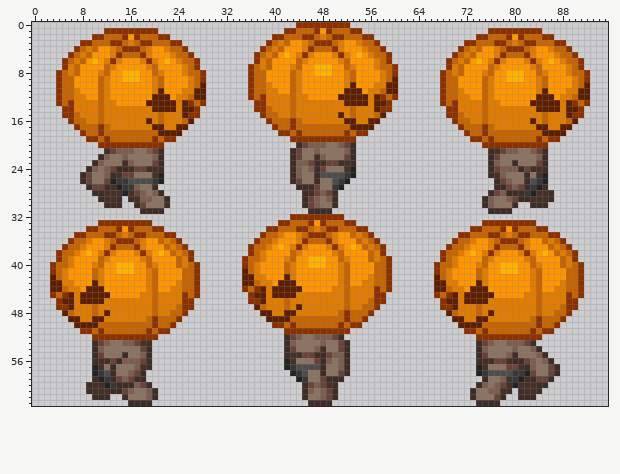
Sprite sheet: Game02/Textures/PumkinHuman.png. Above is the file before it was changed.
The file is 96x64 pixels.
Now the later version:
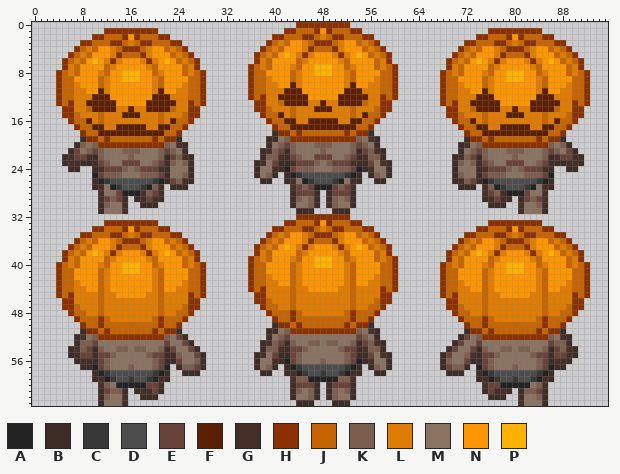
Palette (. is transparent): A #232323  B #3d2d26  C #383838  D #4d4d4d  E #69423a  F #5e1f00  G #462f26  H #8d3000  J #c56400  K #7c5e4f  L #e17c00  M #8a7461  N #ff9500  P #ffb300
Changes in this commit:
Changed rows in their new state; - is an unchanged pixel.
first column x 3:
 3 ---------------------------------------------------JL-------------------------------------
 4 -------------------JL-------------------------------JL-----------------------------JL-----
 5 --------------------JL-------------------------------JL-----------------------------JL----
 6 ---------------------JL-------------------------------JL-----------------------------JL---
 7 ----------------------JL------------------------------JL------------------------------JL--
 8 ----------------------JL-------------------------------J------------------------------JL--
 9 -----------------------J------------L-----------------LJ-H-----------------------------J--
10 ----L-----------------LJ-H-----------L--F------------L-JJH----------L-----------------LJ-H
11 -----L--F------------L-JJH------------LFFF----------L---JH-----------L--F------------L-JJH
12 ------LFFF----------L---JH------------FFFFF-----------L---------------LFFF----------L---JH
13 ------FFFFF-----------L---------------JFFFF--F--F---J-LH--------------FFFFF-----------L---
14 ------JFFFF--F--F---J-LH--------------------FFF-------J---------------JFFFF--F--F---J-LH--
15 ------------FFF-------J---------------F---------L---FJ-H--------------------FFF-------J---
16 ------F---------L---FJ-H---------------FFL-FFFFF-L-FJJH---------------F---------L---FJ-H--
17 -------FFL-FFFFF-L-FJJH-----------------FFFFFFFFFF-JJH-----------------FFL-FFFFF-L-FJJH---
18 --------FFFFFFFFFF-JJH---------------B---------------B------------------FFFFFFFFFF-JJH----
19 -----B---------------B--------------BGMK-----------KMGB--------------B---------------B----
20 ----BKMK-----------KMGB-------------BMKEKMMM--K-MMKEKMB-------------BGMK-----------KMKB---
21 ---BEMKEKMMM--K-MMKEKMB------------BGKEBKM--MK---MKBEKGB------------BMKEKMMM--K-MMKEKMEB--
22 --BGEEGBKM--MK---MKBEKGB-----------BKKGBEK--EEE--KEBGKKB-----------BGKEBKMM--K---MKBGEEGB-
23 --BGGBB-EK--EEE--KEBKMKB----------BGMEBBGEE-KMK-EEGBBEMGB----------BKMKBEKM-EEE--KEBBBGGB-
24 ---BB-.BGE-EKMK-EEGBMMMB----------BMMGBAE-K-MM-KKKEABGMMB----------BMMMBGE-E-MK-EEGB--BB--
25 -----..AE-KKMM-KKKEBMMKB----------BMKB-BACDDD------B-BKMB----------BKMMBEKK----KKKEA------
26 -----..BACDDD------BEKGB-----------BB--BGMACDDDCAMGB--BB-----------BGKEBACDDDDDD---B------
27 ------.BGMACDDDCAKG-BBB-----------------GEKEAAAEKEG-----------------BBB-GKACDDDCAMGB------
28 -------.GMME-AAGKEG---------------------BEEEB.BEEEB---------------------GEKGAAAEMM-.------
29 --------GEKEB.BGEGB.--------------------BKMKB.BKMKB----------------------GEGB.-EKE-.------
30 --------BKMMG-.BBB..--------------------BMMKB.BKMMB---------------------.BBB..GMMK--------
31 --------BMMMG--....----------------------BB-...BBB-----------------------....-GMMMB-------
32 ----------------------------------------.--------H----------------------------------------
33 --------.--------H--------------------.-H--JHNH--J-H--------------------.--------H--------
34 ------.-H--JHNH--J-H----------------.-H--J-HJLJ-H--J-H----------------.-H--JHNH--J-H------
35 ----.-H--J-HJLJ-H--J-H-------------.H--J-NLJ--HJL-NJLJH-------------.-H--J-HJLJ-H--J-H----
36 ---.H--J-NLJ--HJL-NJLJH-----------.H--J--NLH--JHL--NJLJH-----------.H--J-NLJ--HJL-NJLJH---
37 --.H--J--NLH--JHL--NJLJH---------.H--JNPNLHL--NLHLNPNJLJH---------.H--J--NLH--JHL--NJLJH--
38 -.H--JNPNLHL--NLHLNPNJLJH--------.H-J---NJL----NLJ---NJLH--------.H--JNPNLHL--NLHLNPNJLJH-
39 -.H-J---NJL----NLJ---NJLH-------.H--J--NLJ-N--P-NJL--NJLJH-------.H-J---NJL----NLJ---NJLH-
40 .H--J--NLJ-N--P-NJL--NJLJH------.HJJ---NJL-N--P-NLJ---N-JH------.H--J--NLJ-N--P-NJL--NJLJH
41 .HJJ---NJL-N--P-NLJ---N-JH------.HJJ---NJL------NLJ---N-JH------.HJJ---NJL-N--P-NLJ---N-JH
42 .HJJ---NJL------NLJ---N-JH------.HJJL--NJL------NLJ--NL-JH------.HJJ---NJL------NLJ---N-JH
43 .HJJL--NJL------NLJ--NL-JH------.H-J-LNNJL------NLJ-N-L-JH------.HJJL--NJL------NLJ--NL-JH
44 .H-J-LNNJL------NLJ-N-L-JH------.HJH-LLLJLL----N-LJ---LHJH------.H-J-LNNJL------NLJ-N-L-JH
45 .HJH-LLLJLL----N-LJ---LHJH-------.HH-LLLJ--------LJ---L-H-------.HJH-LLLJLL----N-LJ---LHJH
46 -.HH-LLLJ--------LJ---L-H--------.-HJ--LJ--------LJ--LJ-H--------.HH-LLLJ--------LJ---L-H-
47 -.-HJ--LJ--------LJ--LJ-H---------.HJJ-LJL-------LJ-L-JH---------.-HJ--LJ--------LJ--LJ-H-
48 --.HJJ-LJL-------LJ-L-JH-----------.HJJJHJ------LJH--JH-----------.HJJ-LJL-------LJ-L-JH--
49 ---.HJJJHJ------LJH--JH-------------.HJJH--------JH-JH-------------.HJJJHJ------LJH--JH---
50 ----.HJJH--------JH-JH---------------B-HJH------JHJ-HB--------------.HJJH--------JH-JH----
51 -----B-HJH------JHJ-HB--------------BGMK----------HKMGB--------------B-HJH------JHJ-HB----
52 ----BGMK----------HKMEB-------------BMKEMM--MMMMMMMEKMB-------------BEMK----------HKMGB---
53 ----BKKEMM--MMMMMMMEMMEB-----------BGKE----KKMKKMMKBEKGB-----------BEMMEMM--MMMMMMMEKKB---
54 ---BGKE----KK-KKMMKBEMMEB----------BKKG--EK-MM--KEEBGKKB----------BEMME----KKMKKMMKBEKGB--
55 ---BGEE--EK-M--MKEEBGKMMEB--------BGMEB-EKMMMMMMMKEBBEMGB--------BEMMKG--EK-MM--KEEBEEGB--
56 ----BGG-EKMMMMMMMKEBBEMMKB--------BMMGB-EK--MKM-MKEABGMMB--------BKMMEB-EKMMMMMMMKE-GGB---
57 -----BB-EKM--KMMMKEA-BKKEB--------BMKB-BAC---DDDDCAB-BKMB--------BEKKB--EK--MKMMMKEA-B----
58 -------BACDDDDDDDCAB--BBB----------BB--BGACDDCDDCAGB--BB----------BBB--BAC---DDDDCAB.-----
59 --------GACDDCDDCAGB--------------------GKKAAAAAKKG--------------------BGACDD-DDCAG-------
60 ------..-KMAAAAAEEG---------------------BEE-B.BEEEB--------------------.GEEAA-AAMKG-------
61 ------..BEKKB.BGGEB---------------------BKM-B.BKMKB-------------------..BEG----KKEB-------
62 -------.-KMMG..BB-----------------------BMMKB.BKMMB-------------------...BB---GMMKB-------
63 --------BMMMG....------------------------BB-...BBB---------------------....---GMMMB-------
Pixel boxes of the changes (left, top, right, bottom) in both pictures:
changed: (242, 40, 398, 406)
changed: (50, 46, 206, 406)
changed: (434, 46, 590, 406)
